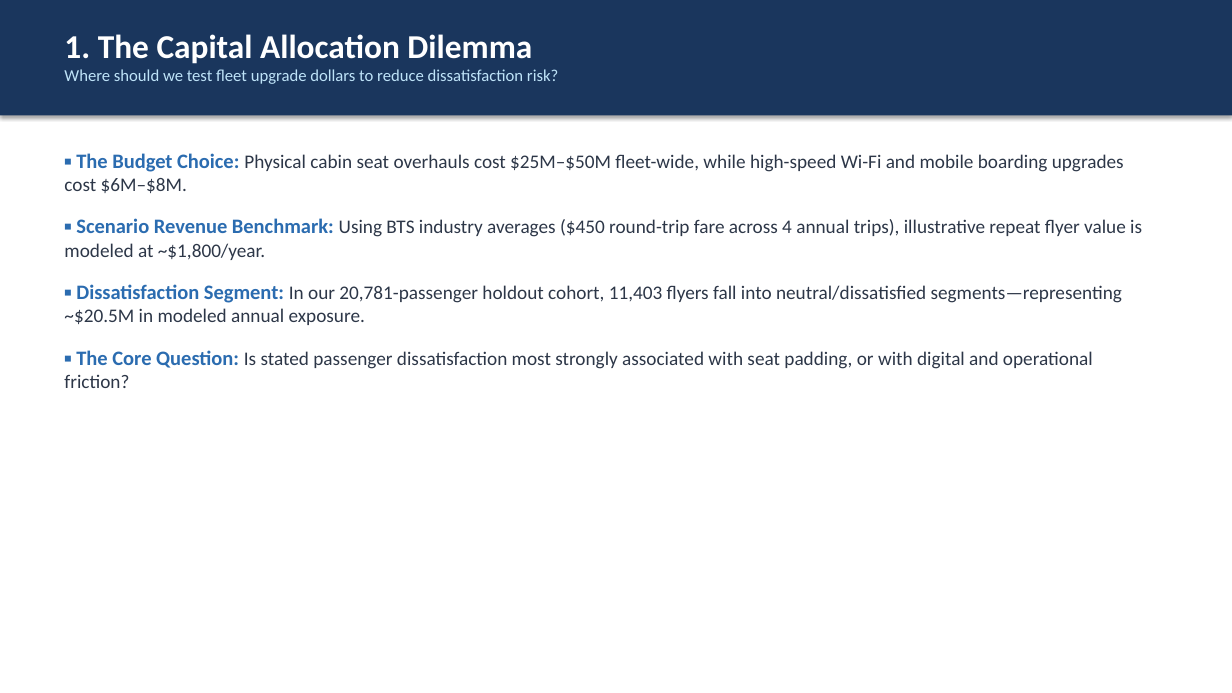
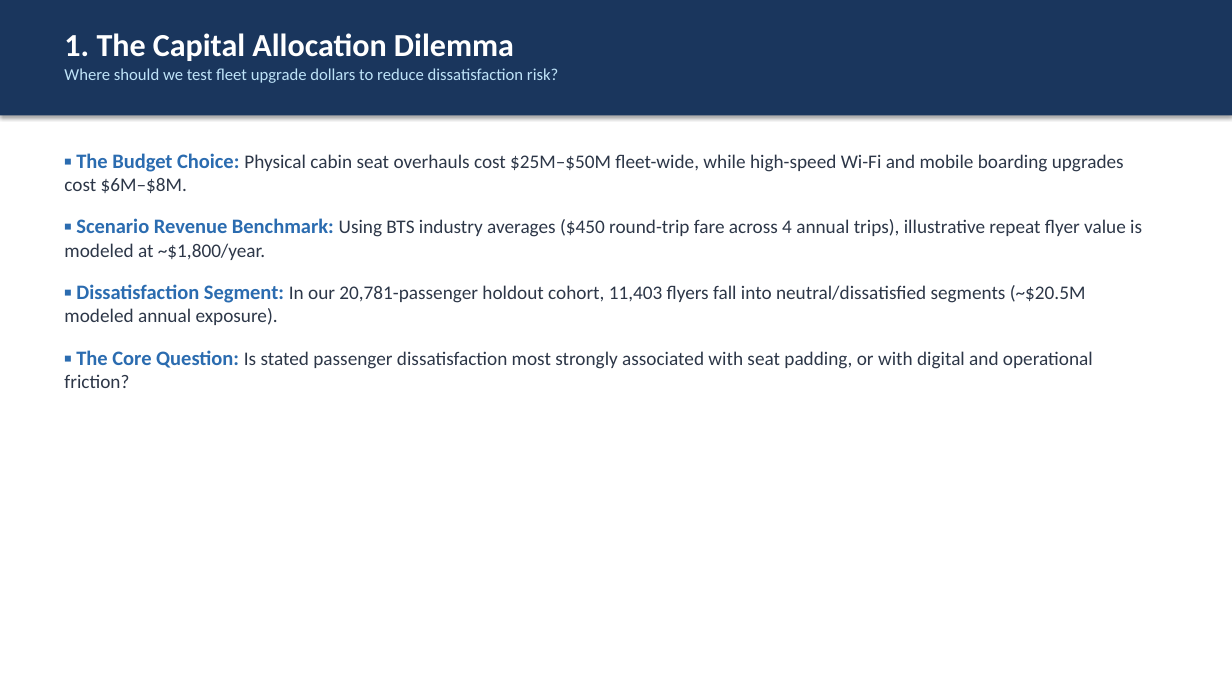
Before and after one commit to Ignacio-Flores-III/airline-passenger-satisfaction-prediction, a slide deck: slide 2 of reports/Stakeholder_Presentation.pptx. Drawn at 1232x693 pixels with LibreOffice and Linux fonts; fonts in the diff are those of the drawing. Boxes give left, top, right and bottom in pixels: in the first picture for what was removed or moved away, otherwise in the second. Text is boxed around its words. In the diff, an @@ line names an element or a change of style, - is before the commit and + after.

```diff
--- a/reports/Stakeholder_Presentation.pptx
+++ b/reports/Stakeholder_Presentation.pptx
@@ text at (64, 33, 514, 61): size 26 to 25 pt in "1. The Capital Allocation Dilemma" @@
@@ text at (64, 284, 1086, 325): text changed @@
-▪ Dissatisfaction Segment: In our 20,781-passenger holdout cohort, 11,403 flyers fall into neutral/dissatisfied segments—representing ~$20.5M in modeled annual exposure.
+▪ Dissatisfaction Segment: In our 20,781-passenger holdout cohort, 11,403 flyers fall into neutral/dissatisfied segments (~$20.5M modeled annual exposure).
```
Also in this commit, not shown: 4 other slides changed, 5 slides added, 1 slide removed, 2 other files.
